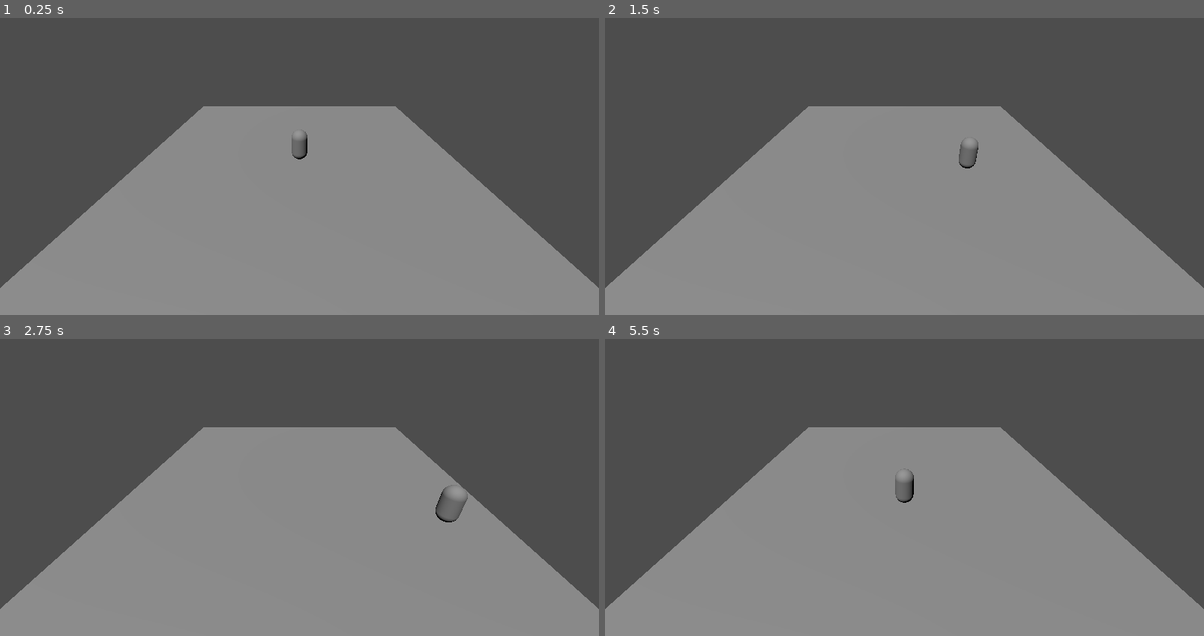
Above: before the commit, frames 1-4 (two rows, left to right).
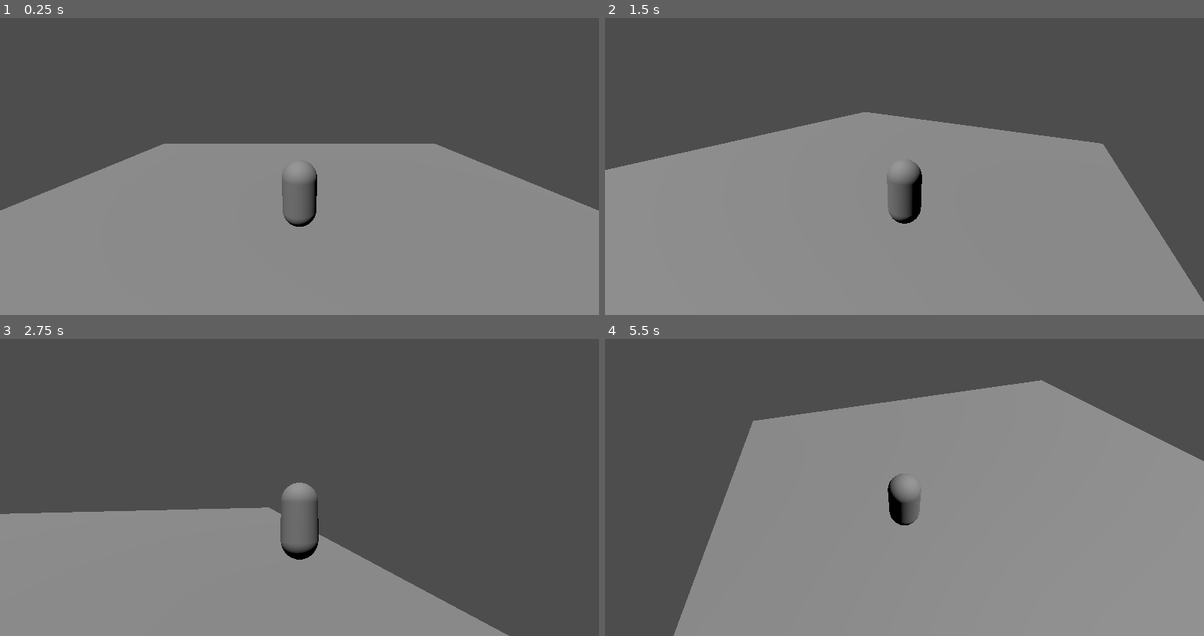
Above: after the commit, the same moments.

Repository: MajorDragonfly/voxelverse
Game: Godot game, scene res://main/main.tscn
Two runs of this game, one before a commit and one after it. Both use one fixed random seed, a clock stepped at 60 frames per second and the inputs below.
Inputs (mouse positions are in pixels of both pictures, inside the frame that each line leads up to):
- Up to frame 1 (0.25 s): no input
- Up to frame 2 (1.5 s): tap Enter at 0.5 s; move the mouse to (1036, 130) at 0.52 s; hold D (move_right) 0.53-1.28 s; click (1036, 130) at 0.67 s; tap Space (jump) at 0.77 s; move the mouse to (784, 163) at 1.27 s; hold S (move_back) from 1.28 s (still down); click (784, 163) at 1.42 s
- Up to frame 3 (2.75 s): tap Space (jump) at 1.52 s; move the mouse to (359, 395) at 2.02 s; release S (move_back) at 2.03 s; hold D (move_right) from 2.03 s (still down); click (359, 395) at 2.17 s
- Up to frame 4 (5.5 s): move the mouse to (874, 535) at 2.77 s; release D (move_right) at 2.78 s; hold W (move_forward) 2.78-3.53 s; click (874, 535) at 2.92 s; tap Space (jump) at 3.02, 3.77, 4.52 s; move the mouse to (1084, 517) at 3.52 s; hold A (move_left) 3.53-5.03 s; click (1084, 517) at 3.67 s; tap Escape (ui_cancel) at 4.15 s; move the mouse to (724, 416) at 4.27 s; click (724, 416) at 4.42 s; move the mouse to (934, 466) at 5.02 s; hold S (move_back) from 5.03 s (still down); click (934, 466) at 5.17 s

The runs differ from the first frame. In frame 1, 13% of the frame differs, in the area x 0-100%, y 29-91%; in frame 2, 11%; in frame 3, 28%, in the area x 0-100%, y 29-100%; in frame 4, 21%.

Commit message:
Add third person camera

Diff:
--- a/creatures/player/player.gd
+++ b/creatures/player/player.gd
@@ -1,9 +1,56 @@
 extends CharacterBody3D
 
 
+@export_category("Movement")
 @export var move_speed: float = 5.0
 @export var jump_velocity: float = 6.0
 @export var fall_acceleration: float = 20.0
+
+@export_category("Camera")
+@export var mouse_sensitivity: float = 0.0025
+@export var minimum_camera_angle: float = -60.0
+@export var maximum_camera_angle: float = 35.0
+
+@onready var camera_pivot: Node3D = $CameraPivot
+@onready var spring_arm: SpringArm3D = $CameraPivot/SpringArm3D
+
+
+func _ready() -> void:
+	# Die Kamera soll nicht mit dem eigenen Player kollidieren.
+	spring_arm.add_excluded_object(get_rid())
+
+	# Maus für die Kamerasteuerung einfangen.
+	Input.mouse_mode = Input.MOUSE_MODE_CAPTURED
+
+
+func _unhandled_input(event: InputEvent) -> void:
+	if event is InputEventMouseMotion:
+		if Input.mouse_mode == Input.MOUSE_MODE_CAPTURED:
+			camera_pivot.rotation.x -= (
+				event.screen_relative.y * mouse_sensitivity
+			)
+
+			camera_pivot.rotation.y -= (
+				event.screen_relative.x * mouse_sensitivity
+			)
+
+			camera_pivot.rotation.x = clampf(
+				camera_pivot.rotation.x,
+				deg_to_rad(minimum_camera_angle),
+				deg_to_rad(maximum_camera_angle)
+			)
+
+	# Escape gibt die Maus wieder frei.
+	if event.is_action_pressed("ui_cancel"):
+		Input.mouse_mode = Input.MOUSE_MODE_VISIBLE
+
+	# Linksklick fängt die Maus erneut ein.
+	if event is InputEventMouseButton:
+		if (
+			event.button_index == MOUSE_BUTTON_LEFT
+			and event.pressed
+		):
+			Input.mouse_mode = Input.MOUSE_MODE_CAPTURED
 
 
 func _physics_process(delta: float) -> void:
@@ -14,13 +61,22 @@
 		"move_back"
 	)
 
-	var direction := Vector3(
-		input_vector.x,
-		0.0,
-		input_vector.y
+	# Blickrichtung der Kamera ohne vertikale Neigung.
+	var camera_forward := -camera_pivot.global_transform.basis.z
+	camera_forward.y = 0.0
+	camera_forward = camera_forward.normalized()
+
+	var camera_right := camera_pivot.global_transform.basis.x
+	camera_right.y = 0.0
+	camera_right = camera_right.normalized()
+
+	# Bewegung relativ zur Kamerarichtung.
+	var direction := (
+		camera_right * input_vector.x
+		+ camera_forward * -input_vector.y
 	)
 
-	if direction != Vector3.ZERO:
+	if direction.length_squared() > 0.0:
 		direction = direction.normalized()
 
 	velocity.x = direction.x * move_speed
--- a/creatures/player/player.tscn
+++ b/creatures/player/player.tscn
@@ -14,3 +14,12 @@
 
 [node name="CollisionShape3D" type="CollisionShape3D" parent="." unique_id=2098556476]
 shape = SubResource("CapsuleShape3D_gurkq")
+
+[node name="CameraPivot" type="Node3D" parent="." unique_id=850860063]
+transform = Transform3D(1, 0, 0, 0, 0.9659258, 0.25881904, 0, -0.25881904, 0.9659258, 0, 1.4, 0)
+
+[node name="SpringArm3D" type="SpringArm3D" parent="CameraPivot" unique_id=94137464]
+spring_length = 6.0
+margin = 0.15
+
+[node name="Camera3D" type="Camera3D" parent="CameraPivot/SpringArm3D" unique_id=227106477]
--- a/main/main.tscn
+++ b/main/main.tscn
@@ -18,9 +18,6 @@
 [node name="GroundCollision" type="CollisionShape3D" parent="Ground" unique_id=2092661506]
 shape = SubResource("BoxShape3D_53q0u")
 
-[node name="MainCamera" type="Camera3D" parent="." unique_id=1995026007]
-transform = Transform3D(1, 0, 0, 0, 0.8660254, 0.5, 0, -0.5, 0.8660254, 0, 8, 12)
-
 [node name="Sun" type="DirectionalLight3D" parent="." unique_id=1170712680]
 transform = Transform3D(0.8660254, 0.43301272, -0.24999999, 0, 0.49999997, 0.86602545, 0.5, -0.75, 0.43301266, 0, 0, 0)
 
